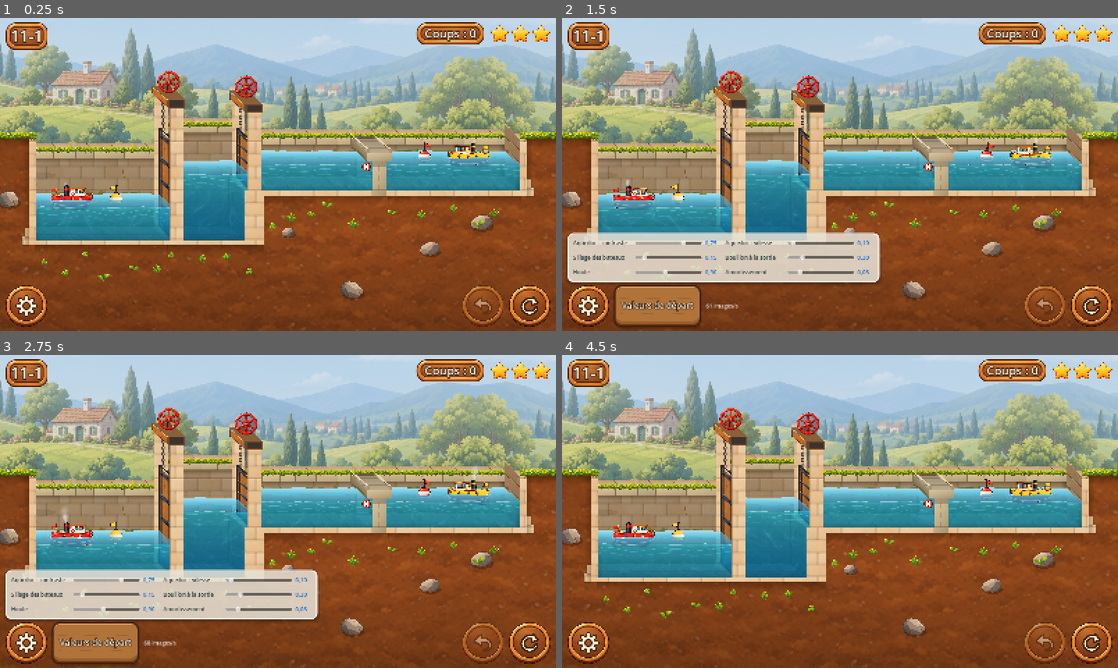
Above: before the commit, frames 1-4 (two rows, left to right).
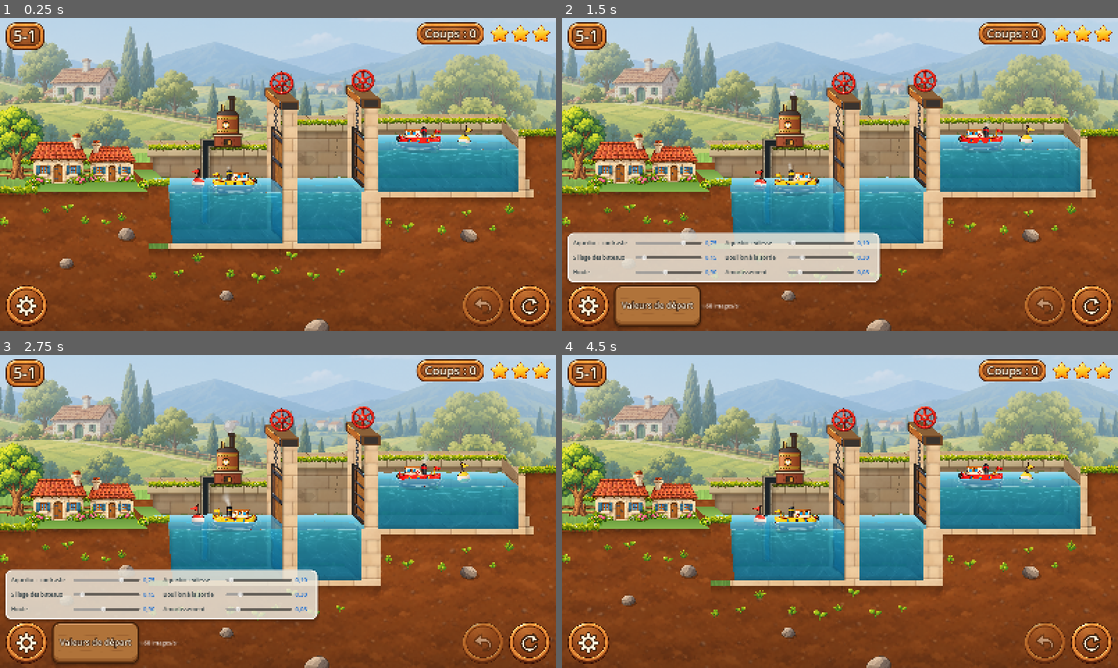
Above: after the commit, the same moments.

Repository: VincentDebaty/station
Game: Godot game, scene res://principal.tscn
Two runs of this game, one before a commit and one after it. Both use one fixed random seed, a clock stepped at 60 frames per second and the inputs below.
Inputs (mouse positions are in pixels of both pictures, inside the frame that each line leads up to):
- Up to frame 1 (0.25 s): no input
- Up to frame 2 (1.5 s): click (1090, 305) at 0.5 s; click (589, 305) at 1.25 s
- Up to frame 3 (2.75 s): click "Valeurs de départ" at 2 s
- Up to frame 4 (4.5 s): click (1090, 642) at 2.75 s; click (589, 642) at 3.52 s; click (1090, 642) at 4.25 s

The runs differ from the first frame. In frame 1, 39% of the frame differs, in the area x 0-100%, y 1-100%; in frame 2, 36%; in frame 3, 36%; in frame 4, 39%.

Commit message:
Le jeu s'ouvre sur le 5-1, le premier des niveaux de la nuit
« Niveau suivant » enchaîne ensuite jusqu'au 11-1.

Co-Authored-By: Claude Opus 5.5 <noreply@anthropic.com>

Diff:
--- a/prototypes/ecluses-godot/principal.gd
+++ b/prototypes/ecluses-godot/principal.gd
@@ -47,7 +47,7 @@
 # Le niveau sur lequel le jeu s'ouvre : celui qu'on est en train d'essayer
 # (Vincent, 7 octobre 2026 : « quand tu déploies sur l'iPhone, tu proposes le
 # nouveau niveau à chaque fois »). À changer à chaque nouveauté.
-const NIVEAU_EN_TEST := "11-1"
+const NIVEAU_EN_TEST := "5-1"
 
 func _ready() -> void:
 	_tous = JSON.parse_string(FileAccess.get_file_as_string("res://niveaux.json"))["niveaux"]
